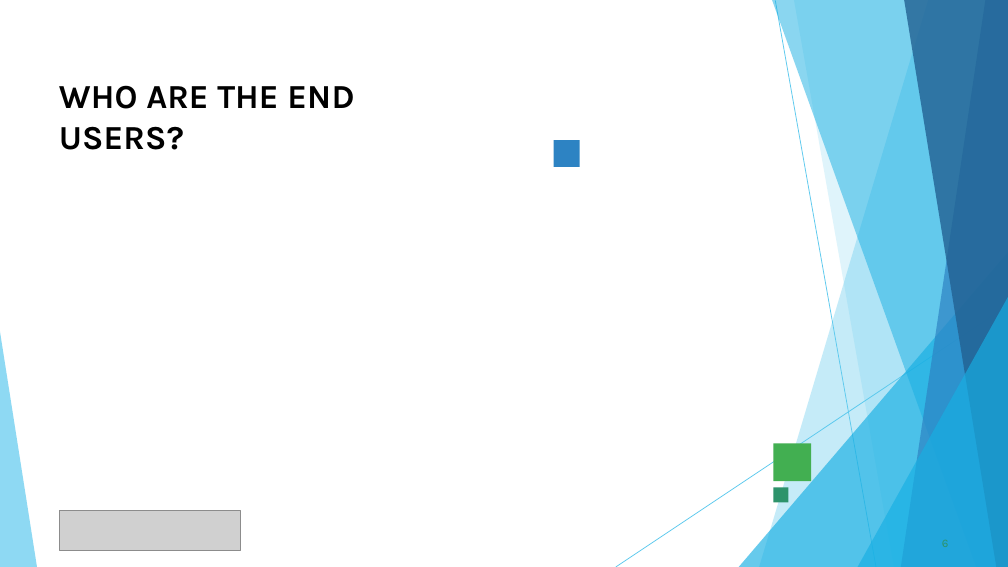
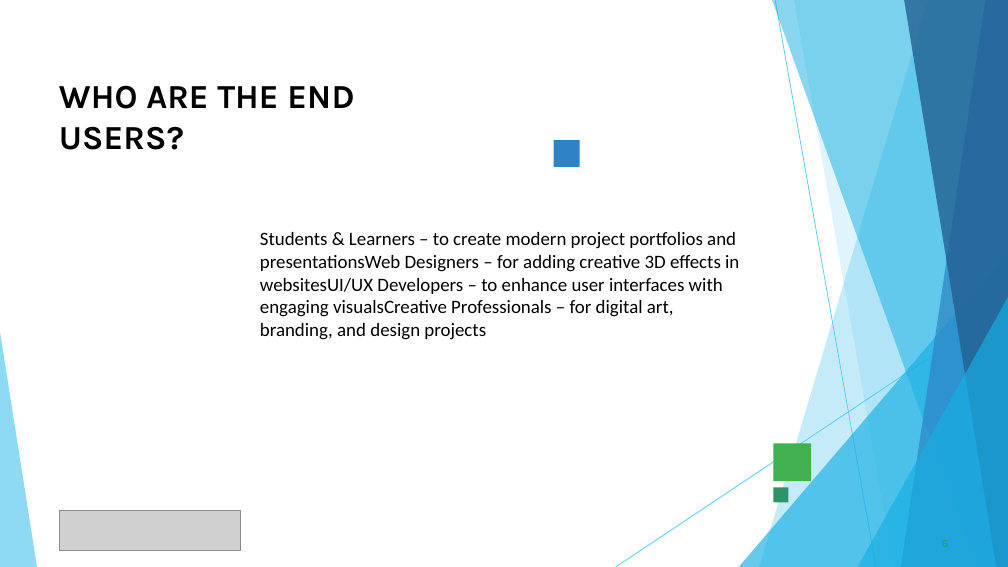
Before and after one commit to Arunkumar522007/Arun_GASCTV_ANN, a slide deck: slide 6 of PPT FWD TNSDC 2025.pptx. Drawn at 1008x567 pixels with LibreOffice and Linux fonts; fonts in the diff are those of the drawing; grey boxes stand for pictures. Boxes give left, top, right and bottom in pixels: in the first picture for what was removed or moved away, otherwise in the second. Text is boxed around its words. In the diff, an @@ line names an element or a change of style, - is before the commit and + after.

```diff
--- a/PPT FWD TNSDC 2025.pptx
+++ b/PPT FWD TNSDC 2025.pptx
@@ text added at box(260, 232, 739, 340), 18 pt, text #000000 @@
+Students & Learners – to create modern project portfolios and presentationsWeb Designers – for adding creative 3D effects in websitesUI/UX Developers – to enhance user interfaces with engaging visualsCreative Professionals – for digital art, branding, and design projects
```
Also in this commit, not shown: 4 other slides changed.
